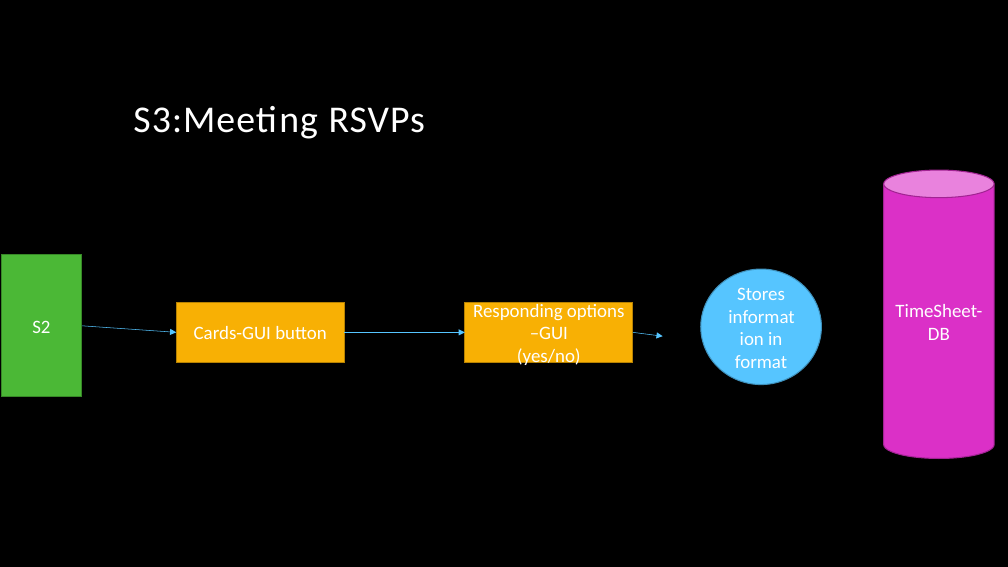
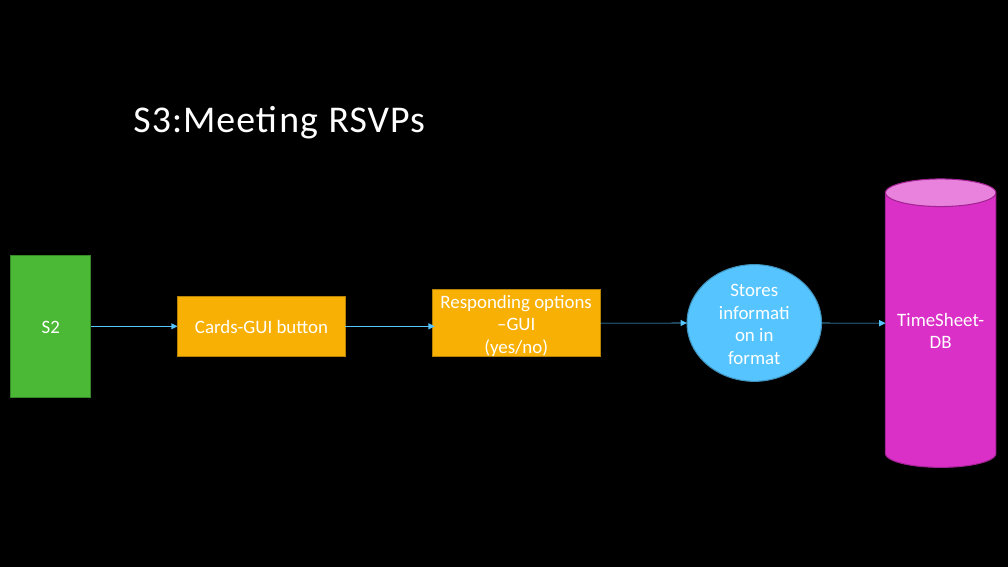
Before and after one commit to arnyboy101/InsemiTimeSheet, a slide deck: slide 4 of SubRoutine Diagrams/Notice Board.pptx. Drawn at 1008x567 pixels with LibreOffice and Linux fonts; fonts in the diff are those of the drawing; background and template pictures are left out. Boxes give left, top, right and bottom in pixels: in the first picture for what was removed or moved away, otherwise in the second. Text is boxed around its words. In the diff, an @@ line names an element or a change of style, - is before the commit and + after.

```diff
--- a/SubRoutine Diagrams/Notice Board.pptx
+++ b/SubRoutine Diagrams/Notice Board.pptx
@@ cylinder "TimeSheet-DB" moved from (x1=884, y1=170, x2=994, y2=458) to (x1=885, y1=179, x2=996, y2=467) @@
@@ rectangle "S2" moved from (x1=2, y1=255, x2=82, y2=397) to (x1=11, y1=256, x2=91, y2=398) @@
@@ ellipse "Stores information in format" resized from (x1=701, y1=269, x2=822, y2=385) to (x1=687, y1=265, x2=821, y2=381) @@
@@ rectangle "Cards-GUI button" moved from (x1=176, y1=302, x2=344, y2=363) to (x1=178, y1=296, x2=346, y2=357) @@
@@ rectangle "Responding options –GUI" resized from (x1=465, y1=302, x2=633, y2=363) to (x1=433, y1=290, x2=600, y2=356) @@
@@ arrow moved from (82, 326) - (176, 333) to (91, 327) - (178, 327) @@
@@ arrow moved from (344, 333) - (465, 333) to (346, 327) - (435, 327) @@
@@ arrow moved from (633, 333) - (662, 337) to (600, 323) - (687, 323) @@
@@ arrow added from (821, 323) to (885, 323), #56C5FF 0.5 pt @@
```
Also in this commit, not shown: 5 other slides changed.
